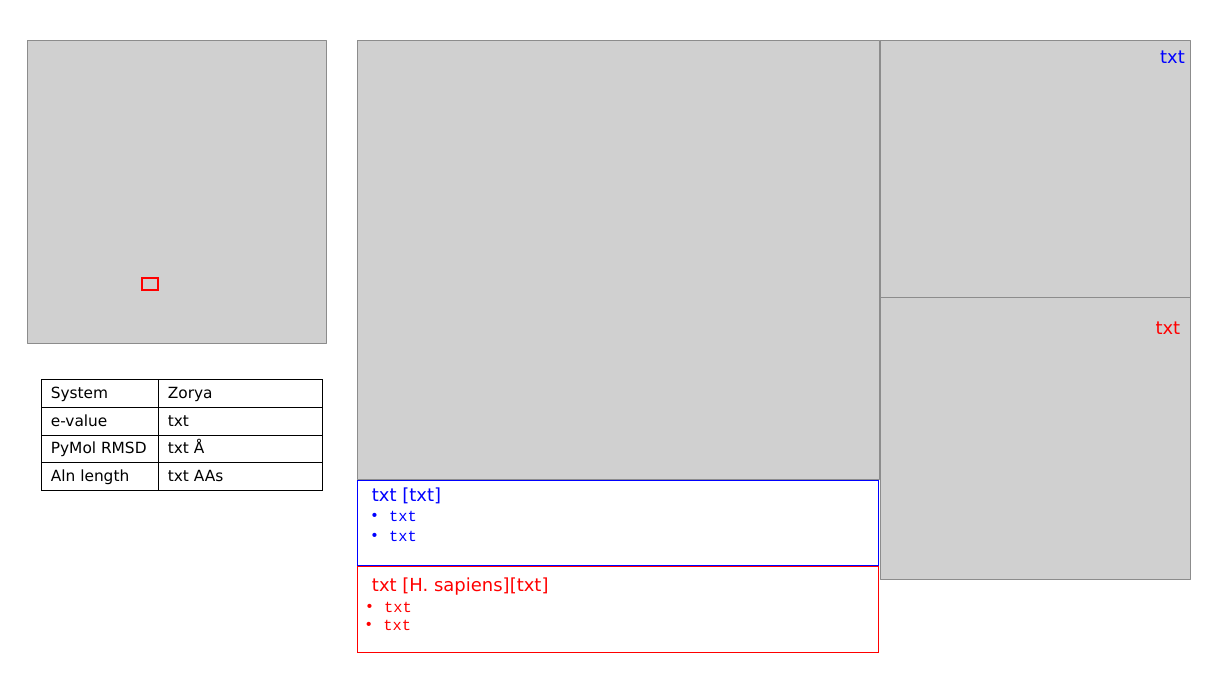
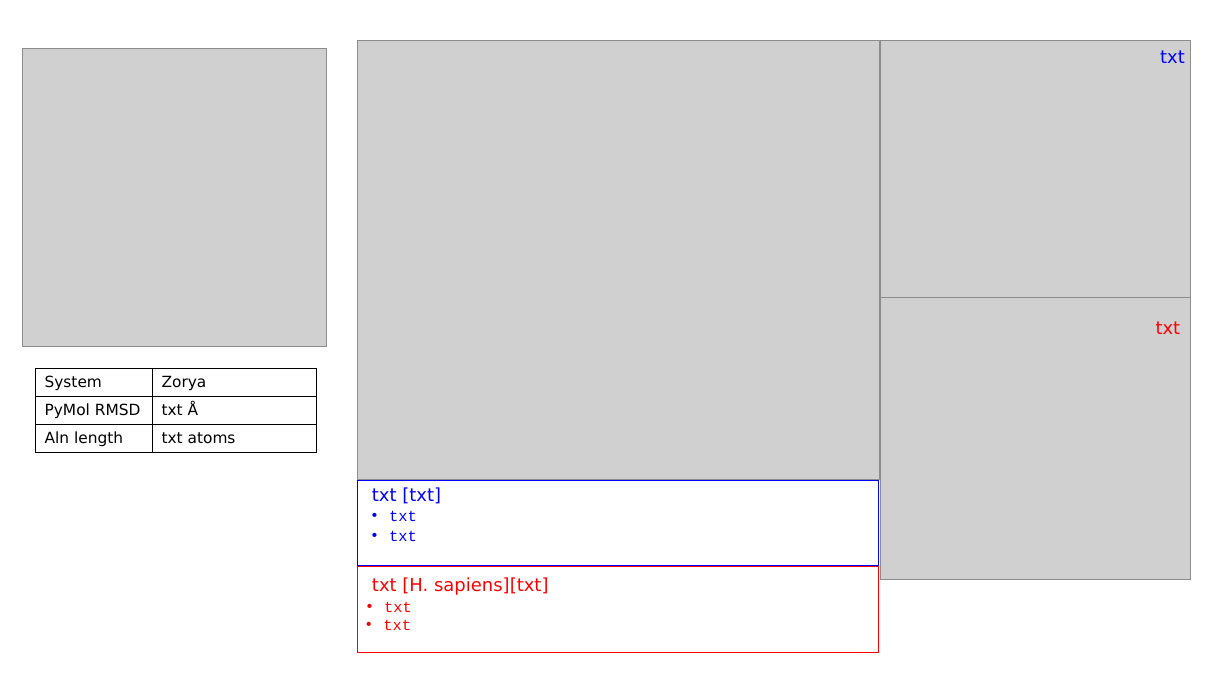
Before and after one commit to juliandeanmoran/BISSH, a slide deck: slide 12 of reports/2026-04-10_projectUpdate_2_jmoran.pptx. Drawn at 1232x693 pixels with LibreOffice and Linux fonts; fonts in the diff are those of the drawing; grey boxes stand for pictures. Boxes give left, top, right and bottom in pixels: in the first picture for what was removed or moved away, otherwise in the second. Text is boxed around its words. In the diff, an @@ line names an element or a change of style, - is before the commit and + after.

```diff
--- a/reports/2026-04-10_projectUpdate_2_jmoran.pptx
+++ b/reports/2026-04-10_projectUpdate_2_jmoran.pptx
@@ picture: place and size @@
-picture at [28, 41, 326, 343]
+picture at [22, 49, 326, 347]
@@ rectangle removed at [142, 278, 159, 290] @@
@@ table at [35, 369, 317, 452] @@
-row 2: e-value | txt
-row 3, column 2: txt AAs
+row 3, column 2: txt atoms
@@ table: place and size @@
-table at [42, 380, 323, 491]
+table at [35, 369, 317, 452]
```
Also in this commit, not shown: 1 other slide changed, 3 other files.
